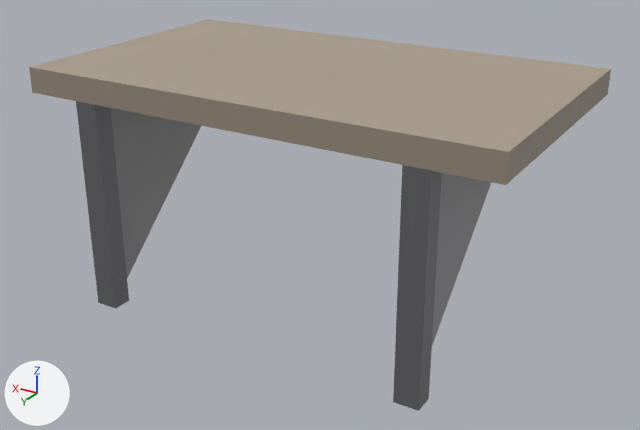
Before and after pictures for a commit that changed the glTF model s2/models/train_interior/top_shelf.glb.
Camera for both pictures: a camera (50 mm lens) standing at (-0.431, 0.716, 0.445) and looking at (-0.007, 0.01, 0.092). Lighting does not change. The marker at lower left points along +X, +Y and +Z. The picture after the commit comes second. Vertices at exactly the same position are counted once.

Names of what the first picture shows: 'top_shelf'.
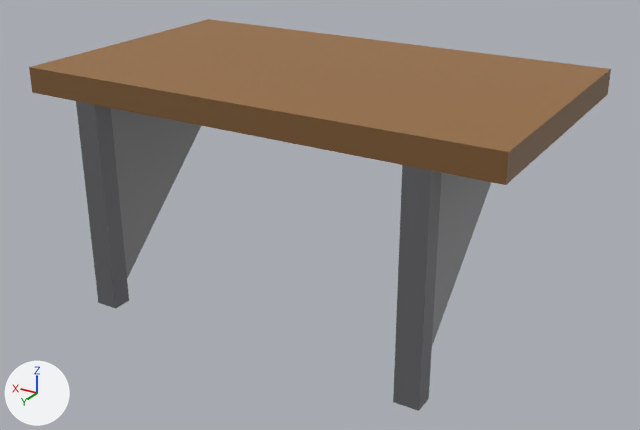
The edits, one by one:
me_top_shelf has 30 vertices, 38 faces and spans x -0.24..0.24, y -0.14..0.14, z 0.0..0.24.
me_top_shelf is used by ob_top_shelf; location (0.0, 0.0, 0.0).
me_top_shelf part 1: 10 faces centred in x -0.24..0.24, y -0.14..0.14, z 0.215..0.232 are repainted in the vertex colours; the middle colour goes from brown #95897c to brown #7b5832.
me_top_shelf part 2: 2 faces centred in x -0.08..0.08, y -0.047..0.047, z 0.24 are repainted in the vertex colours; the middle colour goes from beige #ada08e to brown #986d3e.

Location of each change, (x1, y1, x2, y2) in pixels of the pictures (640 x 430 px):
part 1 of me_top_shelf, recoloured (darker): (29, 67, 611, 185) in both
part 2 of me_top_shelf, recoloured (beige to brown): (31, 19, 610, 152) in both
